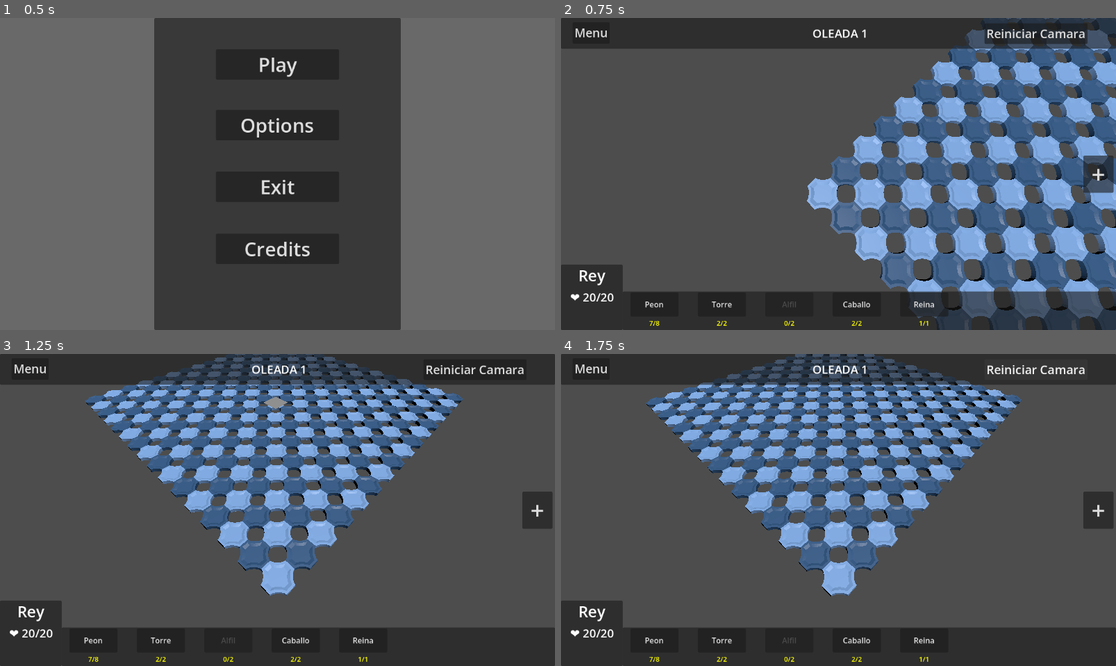
Above: before the commit, frames 1-4 (two rows, left to right).
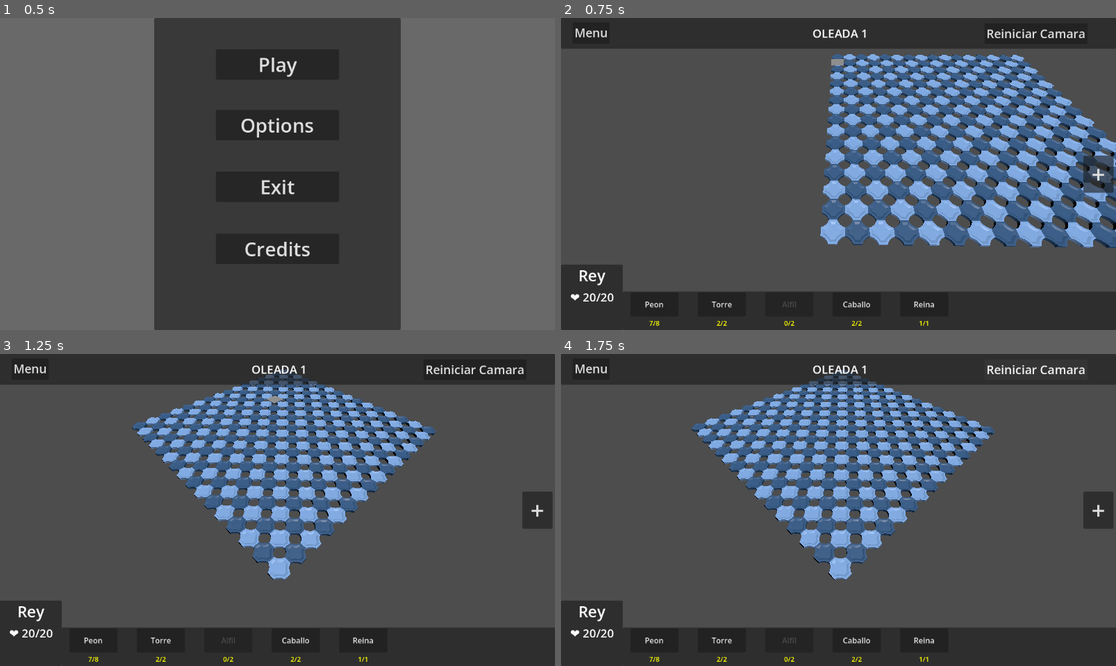
Above: after the commit, the same moments.

Repository: lu8dcf/zancho
Game: Godot game, scene res://scenes/ui/main.tscn
The game is run twice, just before and just after one commit, with the same random seed, the same clock (stepped at 60 frames per second) and the same inputs.
Inputs:
- Up to frame 1 (0.5 s): no input
- Up to frame 2 (0.75 s): click "Play" at 0.5 s
- Up to frame 3 (1.25 s): no input
- Up to frame 4 (1.75 s): click "Reiniciar Camara" at 1.25 s

Frame 1 is identical in both runs. In frame 2, 32% of the frame differs, in the area x 44-100%, y 0-100%; in frame 3, 20%; in frame 4, 20%.

Commit message:
Revert "correcciones de tablero,camra 3d"
This reverts commit 57571a105984d6820c203bb76ebc2c1bb7b72dcb.

Diff:
--- a/scenes/levels/camera_3d.gd
+++ b/scenes/levels/camera_3d.gd
@@ -14,9 +14,9 @@
 @export var distancia_minima_suelo :float = 1.0
 
 # Variables de estado interno
-var rotacion_actual : Vector2 = Vector2(-53, -44)  # Ángulo inicial de la cámara
+var rotacion_actual : Vector2 = Vector2(-53, -46)  # Ángulo inicial de la cámara
 var posicion_objetivo : Vector3
-var zoom_actual : float = 8.0
+var zoom_actual : float = 12.0
 var mouse_capturado : bool = false
 
 # Referencias
@@ -42,15 +42,7 @@
 		return gestor_tablero.obtener_centro_tablero()
 
 	# Si no se encuentra, usar posición por defecto para tablero 16x16
-	return Vector3(0.66, 5.19, 29.32)
-
-func reiniciar_posicion():
-	posicion_objetivo = centro_tablero
-	# Aplicar rotación inicial
-	rotation_degrees = Vector3(rotacion_actual.x, rotacion_actual.y, 0)
-
-	# Capturar mouse para mejor control (opcional)
-	Input.set_mouse_mode(Input.MOUSE_MODE_VISIBLE)
+	return Vector3(0.45, 7.19, 29.32)
 
 func _input(evento):
 	if Input.is_key_pressed(KEY_SPACE):
@@ -61,7 +53,7 @@
 		info_texto += "Objetivo: " + str(posicion_objetivo.snapped(Vector3(0.01, 0.01, 0.01))) + "\n"
 		info_texto += "Zoom: " + str(zoom_actual).pad_decimals(1) + "\n"
 		print(info_texto)
-
+		posicion_objetivo = centro_tablero
 
 
 	# Manejar zoom con rueda del mouse
--- a/scenes/levels/level.tscn
+++ b/scenes/levels/level.tscn
@@ -8,7 +8,7 @@
 script = ExtResource("1_377w7")
 
 [node name="Camera3D" type="Camera3D" parent="." unique_id=186131115]
-transform = Transform3D(1, 0, 0, 0, 0.8462397, 0.53280246, 0, -0.53280246, 0.8462397, 16.718485, 14.827033, 23.68975)
+transform = Transform3D(1, 0, 0, 0, 0.8462397, 0.53280246, 0, -0.53280246, 0.8462397, 16.718485, 14.827033, 40.35907)
 script = ExtResource("2_bovvr")
 
 [node name="DirectionalLight3D" type="DirectionalLight3D" parent="." unique_id=921601678]
--- a/scenes/tablero/gestorTablero.tscn
+++ b/scenes/tablero/gestorTablero.tscn
@@ -1,6 +1,6 @@
 [gd_scene format=3 uid="uid://cm64e14y2btcw"]
 
-[ext_resource type="Script" uid="uid://dahjxui65dc6g" path="res://scenes/tablero/gestorTablero.gd" id="1_0y281"]
+[ext_resource type="Script" uid="uid://dahjxui65dc6g" path="res://scenes/tablero/gestor_tablero.gd" id="1_0y281"]
 [ext_resource type="PackedScene" uid="uid://dfyyiy6ccyjmr" path="res://scenes/tablero/baldosa.tscn" id="2_se8t3"]
 [ext_resource type="PackedScene" uid="uid://cv1vvwtvmlv0n" path="res://assets/modelos/baldosa1.glb" id="3_2caju"]
 [ext_resource type="PackedScene" uid="uid://cxvwh4mp4bg43" path="res://assets/modelos/baldosa2.glb" id="4_dlwah"]
--- a/scenes/ui/hud.gd
+++ b/scenes/ui/hud.gd
@@ -16,6 +16,8 @@
 @onready var tienda_botones = $Control/PanelTienda/ContenedorTienda
 @onready var monedas_label = $Control/PanelTienda/monedas
 
+#señales
+signal reiniciarCamara()
 
 func _ready():
 	# ocultar la tienda
@@ -58,7 +60,4 @@
 
 
 func _on_boton_reiniciar_camara_pressed() -> void:
-	var camara = get_tree().get_first_node_in_group("camara_principal")
-
-	if camara and camara is CamaraLibre3D:
-		camara.reiniciar_posicion()
+	print("hola, trabajo en esto")
Renamed: scenes/tablero/gestorTablero.gd -> scenes/tablero/gestor_tablero.gd
Renamed: scenes/tablero/gestorTablero.gd.uid -> scenes/tablero/gestor_tablero.gd.uid
